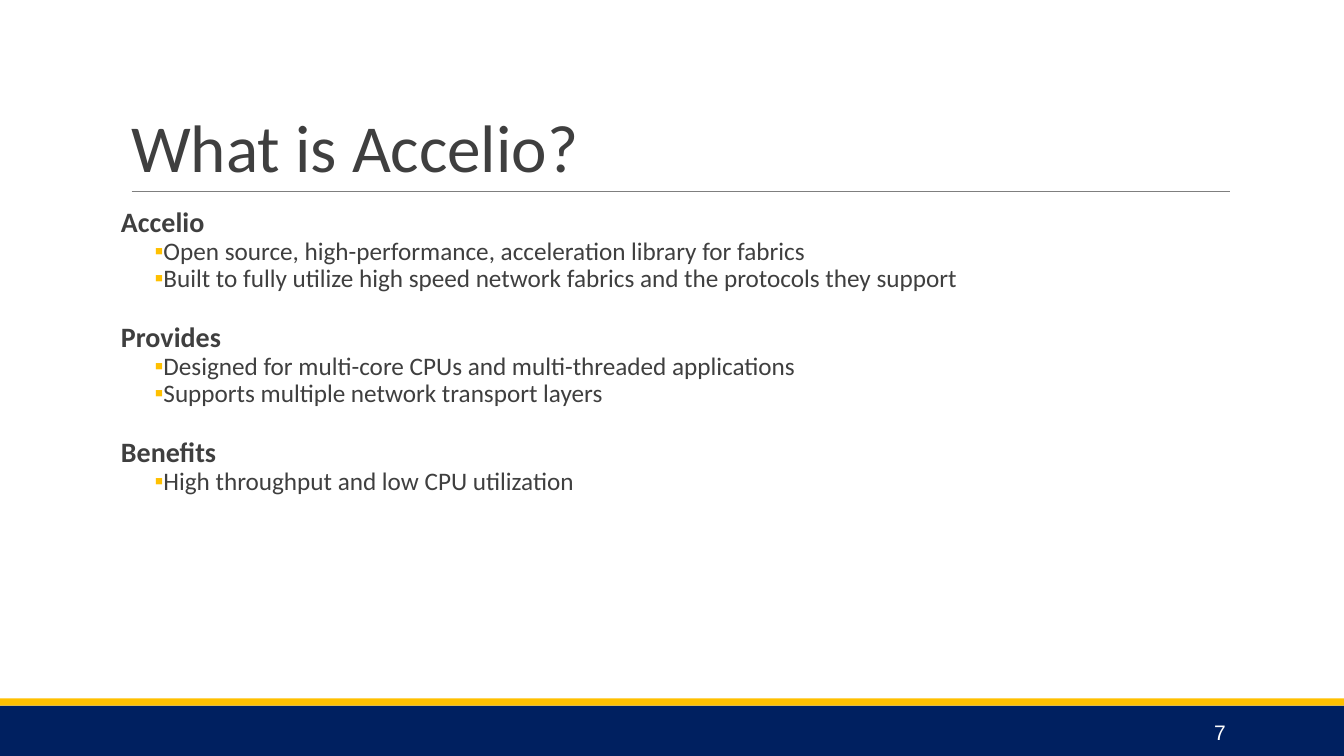
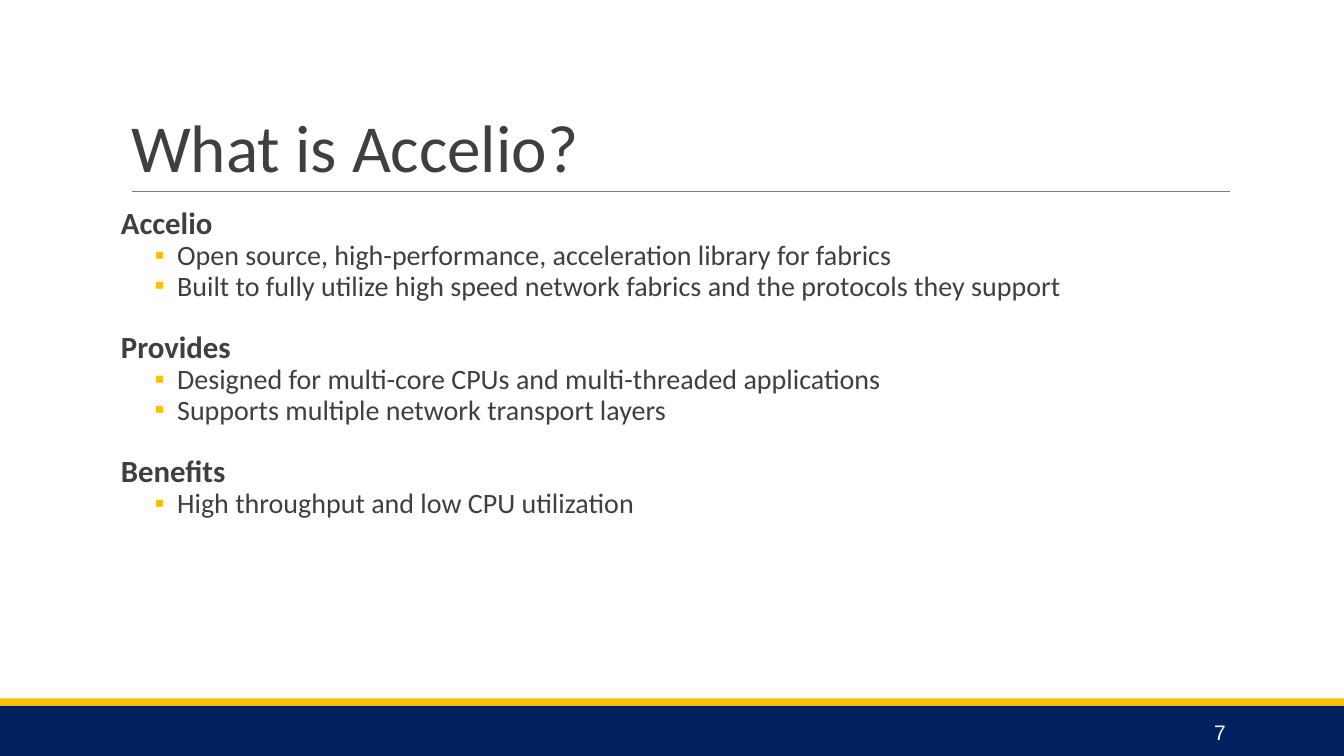
Before and after one commit to coy-humphrey/nvme-hpe, a slide deck: slide 7 of deliverables/Release 2/NVMe HPE Team Presentation.pptx. Drawn at 1344x756 pixels with LibreOffice and Linux fonts; fonts in the diff are those of the drawing. Boxes give left, top, right and bottom in pixels: in the first picture for what was removed or moved away, otherwise in the second. Text is boxed around its words. In the diff, an @@ line names an element or a change of style, - is before the commit and + after.

```diff
--- a/deliverables/Release 2/NVMe HPE Team Presentation.pptx
+++ b/deliverables/Release 2/NVMe HPE Team Presentation.pptx
@@ text "Accelio" at [121, 212, 1060, 518]: size 20 to 22 pt in "Accelio", "Provides", "Benefits"; size 18 to 20 pt @@
```
Also in this commit, not shown: 1 other slide changed.
